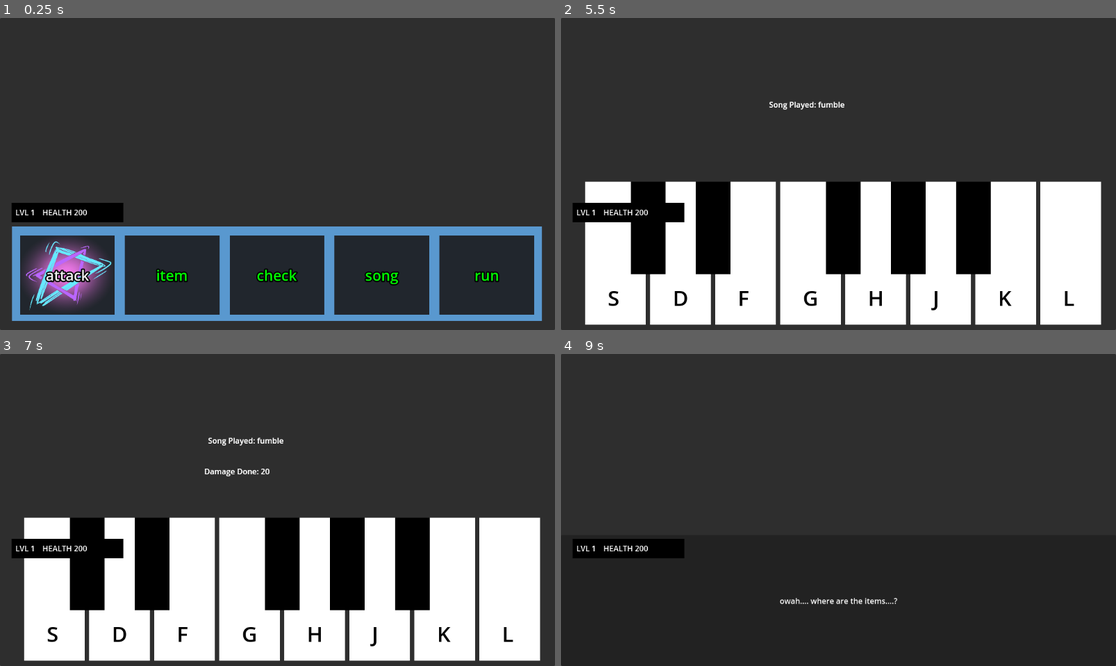
Above: before the commit, frames 1-4 (two rows, left to right).
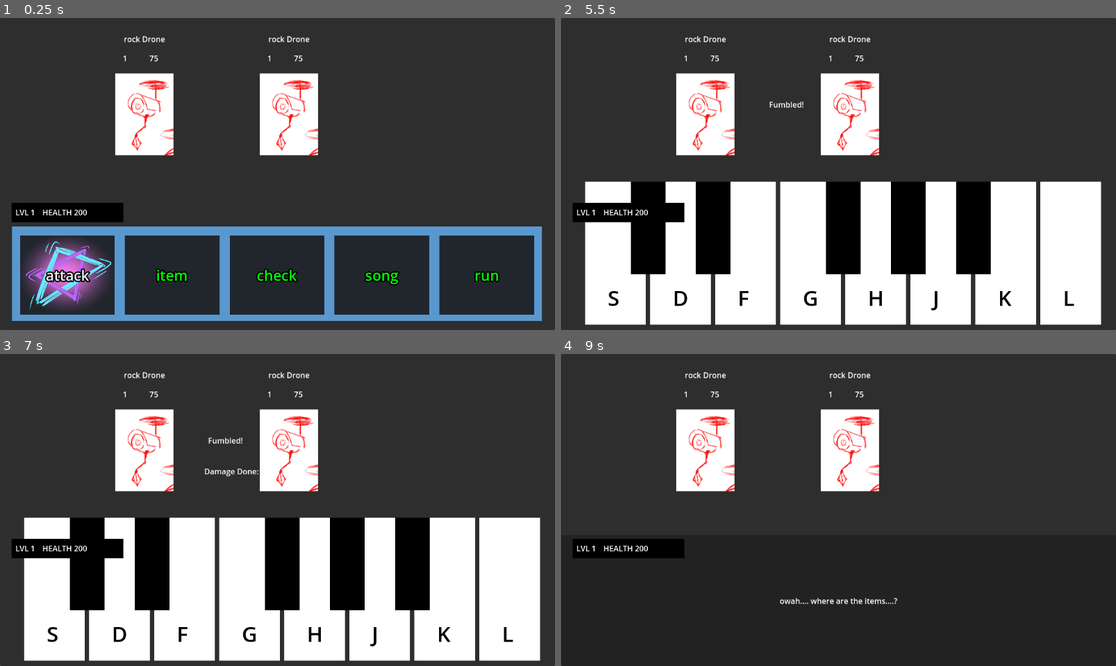
Above: after the commit, the same moments.

Repository: lazarusgates/my-test-game
Game: Godot game, scene res://scene files/battle/battle_screen.tscn
Same seed, same stepped clock (60 frames per second), same inputs: the game is played once before the commit and once after it. The project has no main scene, so this scene is started directly.
Inputs:
- Up to frame 1 (0.25 s): no input
- Up to frame 2 (5.5 s): click "attack" at 0.5 s; tap Enter (interact) at 1.25, 2.75, 4.25, 5.1 s; hold W (move_up) 1.28-2.03 s; tap J (A) at 1.35, 5.3 s; tap K (B) at 1.55, 2.1 s; tap Space at 2, 3.5, 5 s; hold A (move_left) 2.03-2.78 s; tap D (D) at 2.3, 2.85 s; hold W (move_up) 2.78-4.28 s; tap F (E) at 3.05, 3.6 s; tap G (F) at 3.8, 4.35 s; hold Enter (interact) 4.28-5.03 s; hold A (move_left) from 4.28 s (still down)
- Up to frame 3 (7 s): tap J (A) at 5.85 s; tap K (B) at 6.05, 6.6 s; release A (move_left) at 6.53 s; hold W (move_up) from 6.53 s (still down); tap D (D) at 6.8 s
- Up to frame 4 (9 s): tap D (D) at 7.35 s; tap F (E) at 7.55, 8.1 s; tap G (F) at 8.3 s; release W (move_up) at 8.75 s; click "item" at 8.75 s

The runs differ from the first frame. In frame 1, 5.8% of the frame differs, in the area x 20-58%, y 5-45%; in frame 2, 5.9%; in frame 3, 5.9%; in frame 4, 5.8%.

Commit message:
cont enemy implementation
enemies actually spawn now, and you can select which one to attack, but they do not do anything and you can't actually damage them

Diff:
--- a/test_combined/battle_manager.gd
+++ b/test_combined/battle_manager.gd
@@ -5,11 +5,66 @@
 var num_enemies
 var enemies = []
 var turns
+var selecting = false
+var selected_enemy = 0
+
+signal spawn_keys
+signal return_to_menu
 
 func _ready():
-	num_enemies = randi_range(1, 3)
-	for i in range(1, num_enemies):
-		enemies[i] = enemy_drone_scene.instantiate()
-		enemies[i].set_enemy("rock", 1)
-		enemies[i].global_position.y = 200
-		enemies[i].global_position.x = i*300
+	num_enemies = 2
+	for i in range(1, num_enemies+1):
+		enemies.append(enemy_drone_scene.instantiate())
+		enemies[i-1].set_enemy("rock", 1)
+		self.add_child(enemies[i-1])
+		enemies[i-1].global_position.y = 200
+		enemies[i-1].global_position.x = i*300
+		print("spawned enemy ", i)
+
+func _input(event):
+	if selecting:
+		if num_enemies != 0:
+			if event.is_action_pressed("selection_left"):
+				change_selection("left")
+			elif event.is_action_pressed("selection_right"):
+				change_selection("right")
+
+		if event.is_action_pressed("interact"):
+			player_attack(selected_enemy)
+			selecting = false
+			enemies[selected_enemy].selected(false)
+
+func selecting_enemy():
+	selecting = true
+	change_selection("init")
+
+func player_attack(enemy):
+	print("Attacking enemy ", enemy+1)
+	spawn_keys.emit()
+
+func change_selection(direction):
+	if direction == "init":
+		enemies[selected_enemy].selected(true)
+
+	elif direction == "left":
+		enemies[selected_enemy].selected(false)
+		if selected_enemy == 0:
+			selected_enemy = num_enemies - 1
+		else:
+			selected_enemy -= 1
+		enemies[selected_enemy].selected(true)
+
+	elif direction == "right":
+		enemies[selected_enemy].selected(false)
+		if selected_enemy == num_enemies - 1:
+			selected_enemy = 0
+		else:
+			selected_enemy += 1
+		enemies[selected_enemy].selected(true)
+
+func _on_key_manager_finished_attack() -> void:
+	return_to_menu.emit()
+
+
+func _on_attack_button_pressed() -> void:
+	selecting_enemy()
--- a/test_combined/enemies/enemy_drone.gd
+++ b/test_combined/enemies/enemy_drone.gd
@@ -36,12 +36,18 @@
 	$enemy_name.text = type + " Drone"
 
 	level = enemy_level
-	$enemy_level.text = level
+	$enemy_level.text = str(level)
 
 	health = health * level
-	$enemy_health.text = health
+	$enemy_health.text = str(health)
 
 	attack = attack * level
+
+func selected(toggle: bool):
+	if toggle:
+		$selected_halo.show()
+	else:
+		$selected_halo.hide()
 
 func take_damage(type, damage_taken):
 	var defended_damage = damage_taken - (damage_taken * (defense/200))
--- a/test_combined/enemies/enemy_drone.tscn
+++ b/test_combined/enemies/enemy_drone.tscn
@@ -5,6 +5,14 @@
 
 [node name="EnemyDrone" type="Node2D"]
 script = ExtResource("1_pqr5u")
+
+[node name="selected_halo" type="ColorRect" parent="."]
+visible = false
+offset_left = -72.0
+offset_top = -96.0
+offset_right = 72.0
+offset_bottom = 96.0
+color = Color(0.353438, 0.928907, 0.294571, 1)
 
 [node name="Sprite2D" type="Sprite2D" parent="."]
 scale = Vector2(0.5, 0.5)
--- a/test_combined/key_manager.gd
+++ b/test_combined/key_manager.gd
@@ -7,12 +7,19 @@
 	"Basic Pop Attack" : [["mid_C", 500, 0] , ["E", 500, 1000] , ["G", 500, 1500] , ["hi_C", 500, 2000]],
 	"Basic Rock Attack": [["mid_C", 500, 500] , ["D", 500, 1000] , ["E", 500, 1500] , ["F", 500, 2000], ["G", 500, 2500]]
 }
+
+#combine these dicts into one?? maybe?? it's a lot of copy/pasting otherwise...
 var hit_dict = {
 	"Basic Pop Attack": 50,
 	"Basic Rock Attack": 75
 }
 
-signal return_to_menu
+var type_dict = {
+	"Basic Pop Attack": "pop",
+	"Basic Rock Attack": "rock"
+}
+
+signal finished_attack
 signal first_key_pressed
 
 var song_triggered = false
@@ -21,8 +28,7 @@
 var time_since_note_start
 
 
-func _on_attack_screen_spawn_keys() -> void:
-	print("show keys")
+func _on_battle_manager_spawn_keys() -> void:
 	for i in range(0, 8):
 		keys.append(key_scene.instantiate())
 		self.add_child(keys[i])
@@ -92,10 +98,18 @@
 	return damage
 
 func deal_damage(song, damage):
-	$song_label.text = "Song Played: " + song
-	await get_tree().create_timer(1.5).timeout
-	$damage_label.text = "Damage Done: %d" % [damage]
-	await get_tree().create_timer(1.5).timeout
+	if song == "fumble":
+		$song_label.text = "Fumbled!"
+		await get_tree().create_timer(1.5).timeout
+		$damage_label.text = "Damage Done: %d" % [damage]
+		await get_tree().create_timer(1.5).timeout
+	else:
+		$song_label.text = "Song Played: " + song
+		await get_tree().create_timer(1.5).timeout
+		$damage_label.text = "Damage Done: %d" % [damage]
+		await get_tree().create_timer(1.5).timeout
+		#grab type_dict[song] for song's typing
+		#necessary for doubling or halving of damage depending on targeted enemy's type
 	end_attack()
 
 func end_attack():
@@ -106,4 +120,4 @@
 	keys.clear()
 	played.clear()
 	song_triggered = false
-	return_to_menu.emit()
+	finished_attack.emit()
--- a/test_combined/player_stats_manager.gd
+++ b/test_combined/player_stats_manager.gd
@@ -9,8 +9,8 @@
 var player_defense
 var player_speed
 
-var money
-var exp
+var player_money
+var player_exp
 
 #this function should only be run once per save
 func game_start():
@@ -19,14 +19,14 @@
 	player_defense = 5
 	player_speed = 20
 
-	money = 0
-	exp = 0
+	player_money = 0
+	player_exp = 0
 
 func add_exp(earned_exp: int):
-	exp += earned_exp
+	player_exp += earned_exp
 	if exp >= 1000 * player_level:
 		level_up()
-		exp = 0
+		player_exp = 0
 
 func level_up():
 	player_level += 1
@@ -36,9 +36,10 @@
 
 func take_damage(damage: int):
 	player_health -= damage - (damage * (player_defense/200))
-	return(player_health)
 	if player_health <= 0:
 		die()
+	else:
+		return(player_health)
 
 func die():
 	print("bro you lost the game")
--- a/test_combined/project.godot
+++ b/test_combined/project.godot
@@ -101,3 +101,13 @@
 "events": [Object(InputEventKey,"resource_local_to_scene":false,"resource_name":"","device":-1,"window_id":0,"alt_press …(192 unchanged characters)…
 ]
 }
+selection_left={
+"deadzone": 0.2,
+"events": [Object(InputEventKey,"resource_local_to_scene":false,"resource_name":"","device":-1,"window_id":0,"alt_pressed":false,"shift_pressed":false,"ctrl_pressed":false,"meta_pressed":false,"pressed":false,"keycode":0,"physical_keycode":71,"key_label":0,"unicode":103,"location":0,"echo":false,"script":null)
+]
+}
+selection_right={
+"deadzone": 0.2,
+"events": [Object(InputEventKey,"resource_local_to_scene":false,"resource_name":"","device":-1,"window_id":0,"alt_pressed":false,"shift_pressed":false,"ctrl_pressed":false,"meta_pressed":false,"pressed":false,"keycode":0,"physical_keycode":72,"key_label":0,"unicode":104,"location":0,"echo":false,"script":null)
+]
+}
--- a/test_combined/scene files/battle/battle_menu.tscn
+++ b/test_combined/scene files/battle/battle_menu.tscn
@@ -111,7 +111,6 @@
 
 [node name="key_manager" parent="." instance=ExtResource("8_a1y2u")]
 
-[connection signal="spawn_keys" from="attack_screen" to="key_manager" method="_on_attack_screen_spawn_keys"]
 [connection signal="pressed" from="battle_choices/HBoxContainer/attack_button" to="attack_screen" method="_on_attack_button_pressed"]
 [connection signal="pressed" from="battle_choices/HBoxContainer/attack_button" to="battle_choices" method="_on_attack_button_pressed"]
 [connection signal="pressed" from="battle_choices/HBoxContainer/item_button" to="item_screen" method="_on_item_button_pressed"]
@@ -121,5 +120,3 @@
 [connection signal="pressed" from="battle_choices/HBoxContainer/song_button" to="songs_screen" method="_on_song_button_pressed"]
 [connection signal="pressed" from="battle_choices/HBoxContainer/song_button" to="battle_choices" method="_on_song_button_pressed"]
 [connection signal="pressed" from="battle_choices/HBoxContainer/run_button" to="battle_choices" method="_on_run_button_pressed"]
-[connection signal="return_to_menu" from="key_manager" to="." method="_on_key_manager_return_to_menu"]
-[connection signal="return_to_menu" from="key_manager" to="battle_choices" method="_on_key_manager_return_to_menu"]
--- a/test_combined/scene files/battle/battle_screen.tscn
+++ b/test_combined/scene files/battle/battle_screen.tscn
@@ -1,6 +1,7 @@
-[gd_scene load_steps=2 format=3 uid="uid://daxr2bme2ati"]
+[gd_scene load_steps=3 format=3 uid="uid://daxr2bme2ati"]
 
 [ext_resource type="PackedScene" uid="uid://b6rbn3nbp3jgy" path="res://scene files/battle/battle_menu.tscn" id="1_duuuk"]
+[ext_resource type="PackedScene" uid="uid://c51e1jcaefl5h" path="res://scene files/battle/battle_manager.tscn" id="2_qc8bm"]
 
 [node name="battle_screen" type="Control"]
 layout_mode = 3
@@ -52,3 +53,14 @@
 offset_right = 224.0
 offset_bottom = 31.0
 text = "HEALTH 200"
+
+[node name="battle_manager" parent="." instance=ExtResource("2_qc8bm")]
+
+[connection signal="pressed" from="battle menu/battle_choices/HBoxContainer/attack_button" to="battle_manager" method="_on_attack_button_pressed"]
+[connection signal="finished_attack" from="battle menu/key_manager" to="battle_manager" method="_on_key_manager_finished_attack"]
+[connection signal="return_to_menu" from="battle_manager" to="battle menu" method="_on_battle_manager_return_to_menu"]
+[connection signal="return_to_menu" from="battle_manager" to="battle menu/attack_screen" method="_on_battle_manager_return_to_menu"]
+[connection signal="return_to_menu" from="battle_manager" to="battle menu/battle_choices" method="_on_battle_manager_return_to_menu"]
+[connection signal="spawn_keys" from="battle_manager" to="battle menu/key_manager" method="_on_battle_manager_spawn_keys"]
+
+[editable path="battle menu"]
--- a/test_combined/scripts/battle/attack_screen.gd
+++ b/test_combined/scripts/battle/attack_screen.gd
@@ -2,7 +2,7 @@
 
 var attacking = false
 var key_manager_scene = preload("res://key_manager.tscn")
-signal spawn_keys
+
 
 func _ready():
 	self.hide()
@@ -12,10 +12,8 @@
 	if not attacking:
 		print("attacking")
 		attacking = true
-		spawn_keys.emit()
 		self.show()
 
-
-func _on_key_manager_return_to_menu() -> void:
+func _on_battle_manager_return_to_menu() -> void:
 	attacking = false
 	self.show()
--- a/test_combined/scripts/battle/battle_choices.gd
+++ b/test_combined/scripts/battle/battle_choices.gd
@@ -21,6 +21,5 @@
 func _on_run_button_pressed() -> void:
 	print('Attempting to run!')
 
-
-func _on_key_manager_return_to_menu() -> void:
+func _on_battle_manager_return_to_menu() -> void:
 	self.show()
--- a/test_combined/scripts/battle/battle_menu.gd
+++ b/test_combined/scripts/battle/battle_menu.gd
@@ -5,6 +5,5 @@
 func _ready():
 	attackButton.grab_focus()
 
-
-func _on_key_manager_return_to_menu() -> void:
+func _on_battle_manager_return_to_menu() -> void:
 	attackButton.grab_focus()
